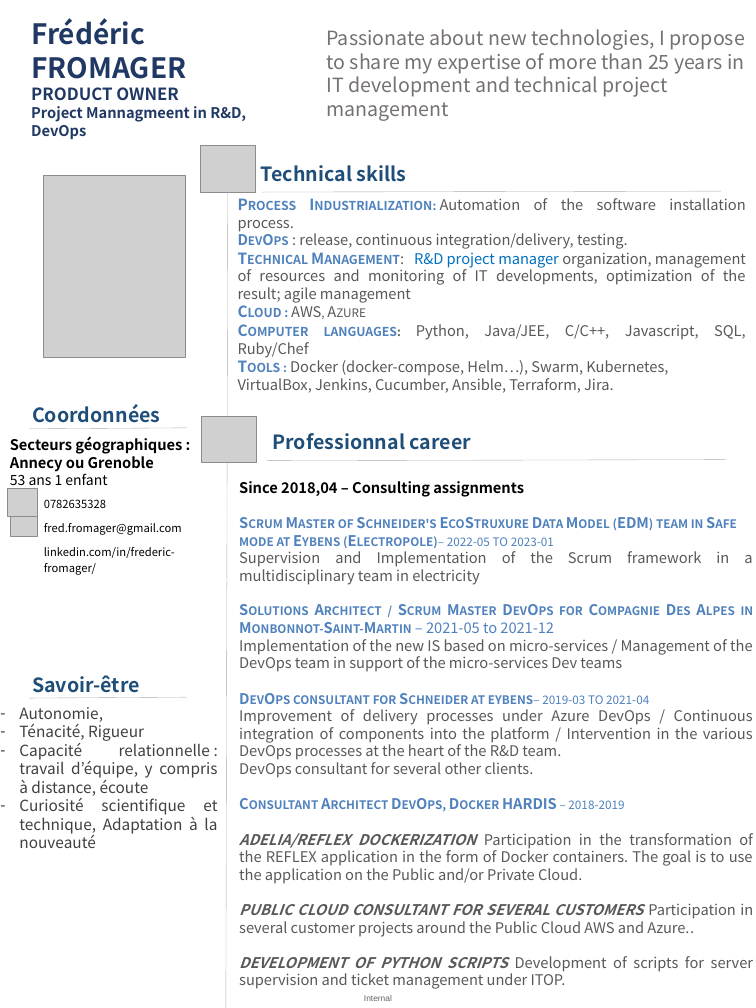
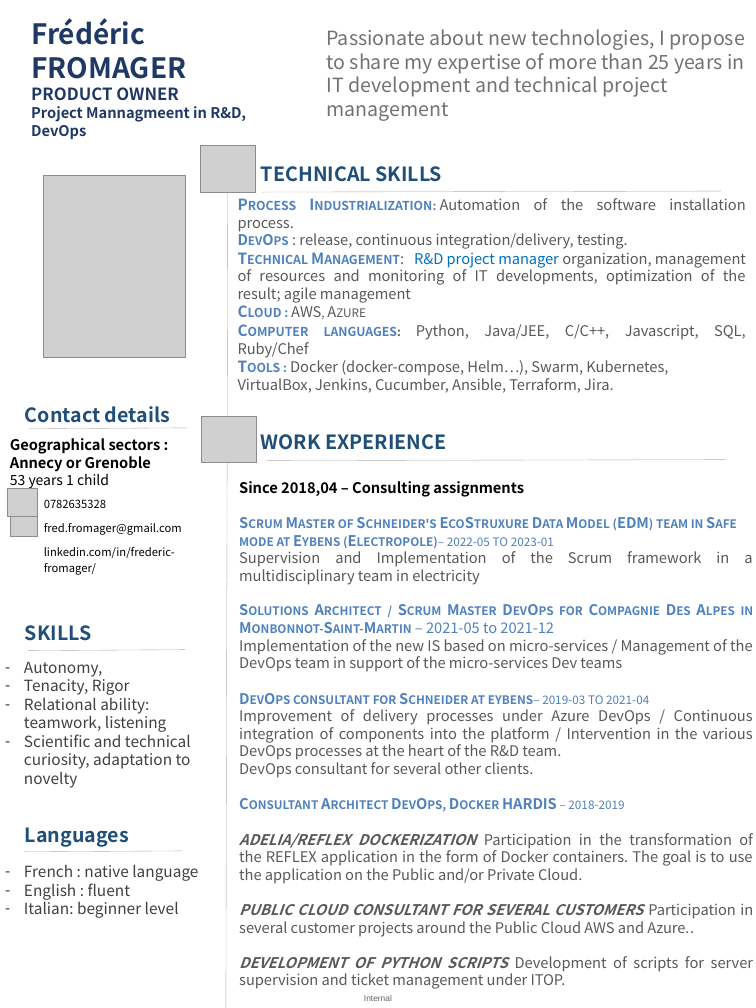
Before and after one commit to Solifred38/cv, a slide deck: slide 1 of CV_FFROMAGER.pptx. Drawn at 756x1008 pixels with LibreOffice and Linux fonts; fonts in the diff are those of the drawing; grey boxes stand for pictures; background and template pictures are left out. Boxes give left, top, right and bottom in pixels: in the first picture for what was removed or moved away, otherwise in the second. Text is boxed around its words. In the diff, an @@ line names an element or a change of style, - is before the commit and + after.

```diff
--- a/CV_FFROMAGER.pptx
+++ b/CV_FFROMAGER.pptx
@@ text at box(261, 166, 442, 182): text changed @@
-Technical skills
+TECHNICAL SKILLS
@@ text at box(25, 406, 170, 423): text changed @@
-Coordonnées
+Contact details
@@ text at box(10, 438, 161, 489): text changed @@
-Secteurs géographiques : Annecy ou Grenoble
-53 ans 1 enfant
+Geographical sectors :
+Annecy or Grenoble
+53 years 1 child
@@ text at box(261, 434, 446, 450): text changed @@
-Professionnal career
+WORK EXPERIENCE
@@ text at box(25, 625, 92, 641): text changed @@
-Savoir-être
+SKILLS
@@ line moved from (29, 699) - (186, 698) to (28, 650) - (185, 650) @@
@@ text at box(24, 661, 191, 788): text changed @@
-– Autonomie,
-– Ténacité, Rigueur
-– Capacité relationnelle : travail d’équipe, y compris à distance, écoute
-– Curiosité scientifique et technique, Adaptation à la nouveauté
+– Autonomy,
+– Tenacity, Rigor
+– Relational ability: teamwork, listening
+– Scientific and technical curiosity, adaptation to novelty
@@ text added at box(25, 827, 129, 847), 14 pt, text #1F4E79, bold @@
+Languages
@@ text added at box(24, 864, 198, 918), 11 pt, text #404040 @@
+– French : native language
+– English : fluent
+– Italian: beginner level
@@ line added from (24, 852) to (181, 851), #AFABAB 0.25 pt @@
```
Also in this commit, not shown: 1 other slide changed, 1 other file.
